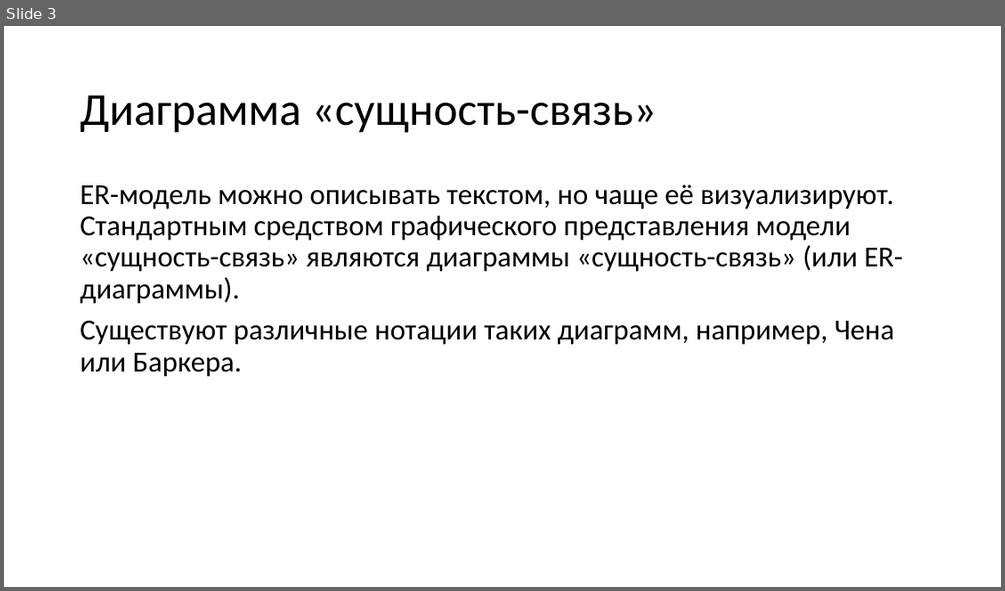
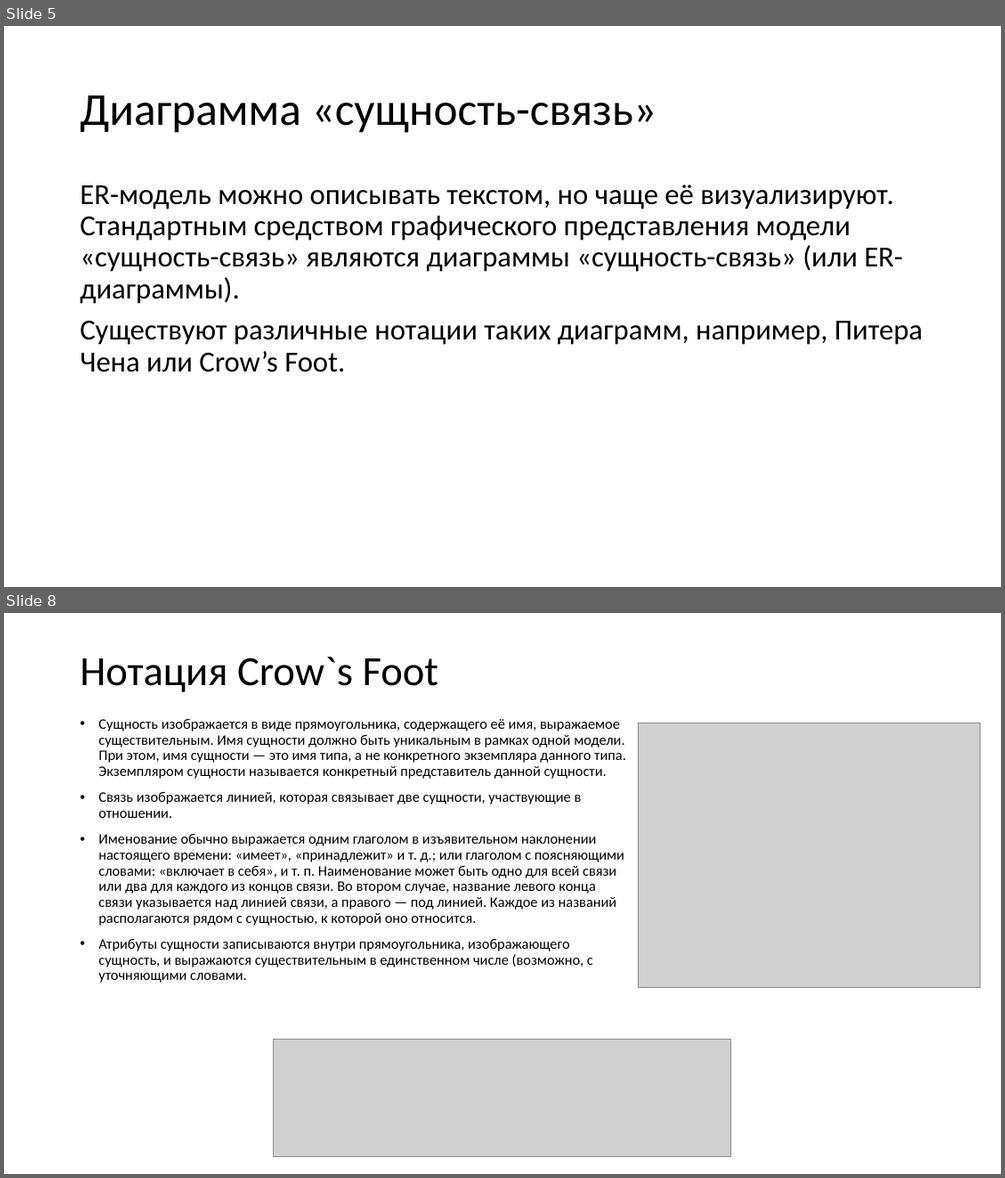
Before and after one commit to avdosev/DataBasePresentations, a slide deck: Модель сущность связь/Презентация.pptx. Shown one above the other, each under a label of ours: slide 3 before the commit, slides 5 and 8 after it; the slides between them are not shown. The pictures are 1005x591 and 1005x1178 pixels, drawn with LibreOffice and Linux fonts; fonts in the diff are those of the drawing; grey boxes stand for pictures. Boxes give left, top, right and bottom in pixels: in the first picture for what was removed or moved away, otherwise in the second. Text is boxed around its words. In the diff, an @@ line names an element or a change of style, - is before the commit and + after.

```diff
--- a/Модель сущность связь/Презентация.pptx
+++ b/Модель сущность связь/Презентация.pptx
@@ slide 8 added at (4,613,1001,1174), background #FFFFFF @@
@@ title added at (80,657,439,692), 40 pt, text #000000 @@
+Нотация Crow`s Foot
@@ text added at (98,719,626,982), 14 pt, text #000000 @@
+• Сущность изображается в виде прямоугольника, содержащего её имя, выражаемое существительным. Имя сущности должно быть уникальным в рамках одной модели. При этом, имя сущности — это имя типа, а не конкретного экземпляра данного типа. Экземпляром сущности называется конкретный представитель данной сущности.
+• Связь изображается линией, которая связывает две сущности, участвующие в отношении.
+• Именование обычно выражается одним глаголом в изъявительном наклонении настоящего времени: «имеет», «принадлежит» и т. д.; или глаголом с поясняющими словами: «включает в себя», и т. п. Наименование может быть одно для всей связи или два для каждого из концов связи. Во втором случае, название левого конца связи указывается над линией связи, а правого — под линией. Каждое из названий располагаются рядом с сущностью, к которой оно относится.
+• Атрибуты сущности записываются внутри прямоугольника, изображающего сущность, и выражаются существительным в единственном числе (возможно, с уточняющими словами.
@@ picture added at (638,723,980,988) @@
@@ picture added at (273,1039,732,1157) @@
@@ what was slide 3 is now slide 5 @@
@@ slide 5 changed as well @@
@@ text at (80,320,922,372): text changed @@
-Существуют различные нотации таких диаграмм, например, Чена или Баркера.
+Существуют различные нотации таких диаграмм, например, Питера Чена или Crow’s Foot.
```
Also in this commit, not shown: 2 other slides changed, 5 other slides added, 2 slides removed.
